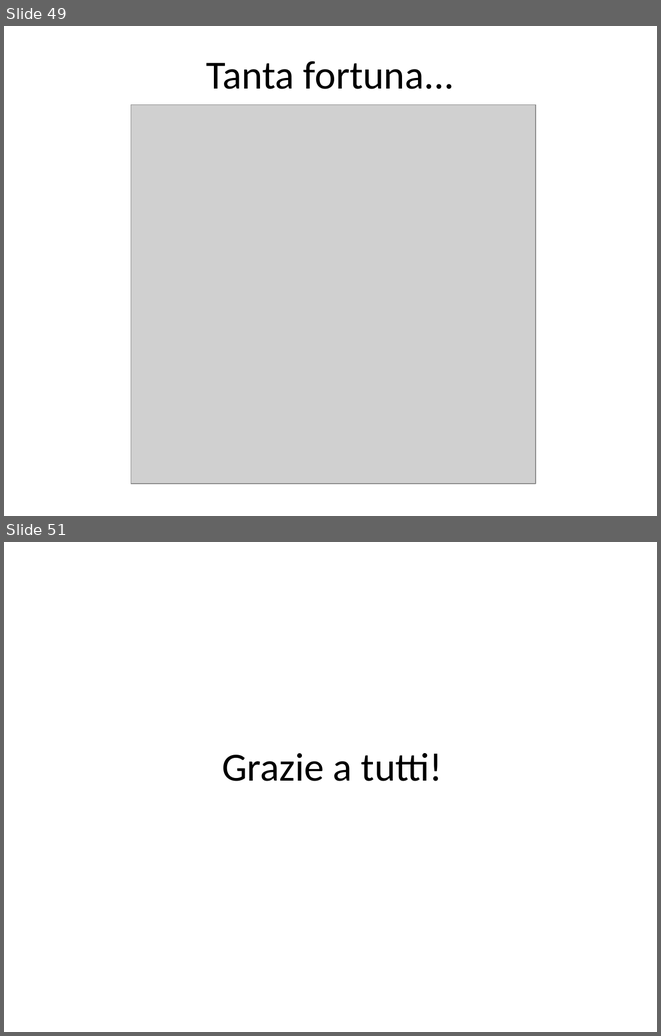
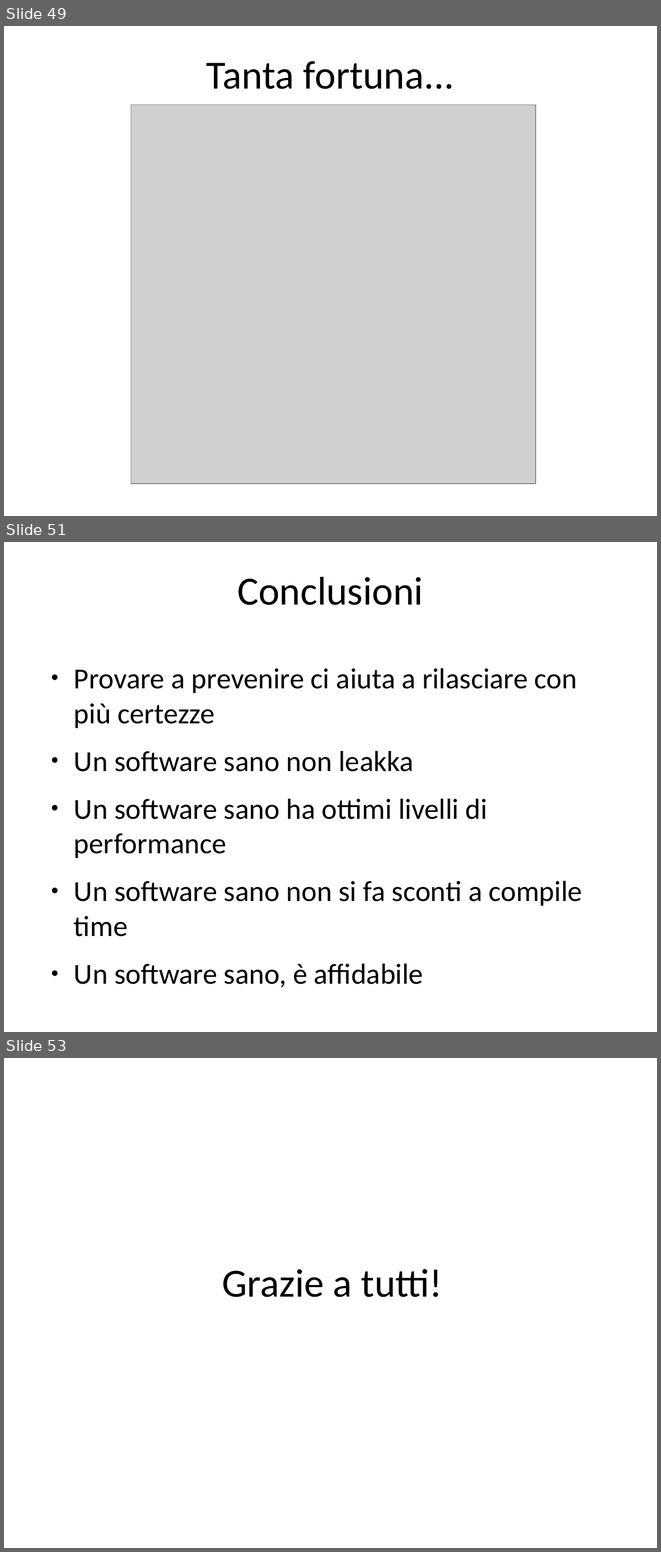
Before and after one commit to guidop/IAD13, a slide deck: La salute del software.odp. Shown one above the other, each under a label of ours: slides 49 and 51 before the commit, slides 49, 51 and 53 after it; the slides between them are not shown. The pictures are 661x1036 and 661x1552 pixels, drawn with LibreOffice and Linux fonts; fonts in the diff are those of the drawing; grey boxes stand for pictures. Boxes give left, top, right and bottom in pixels: in the first picture for what was removed or moved away, otherwise in the second. Text is boxed around its words. In the diff, an @@ line names an element or a change of style, - is before the commit and + after.

```diff
--- a/La salute del software.odp
+++ b/La salute del software.odp
@@ slide 51 added at (4, 542, 657, 1032), background #FFFFFF @@
@@ title added at (237, 576, 423, 605), 44 pt, text #000000 @@
+Conclusioni
@@ text added at (74, 668, 582, 987), 32 pt, text #000000 @@
+● Provare a prevenire ci aiuta a rilasciare con più certezze
+● Un software sano non leakka
+● Un software sano ha ottimi livelli di performance
+● Un software sano non si fa sconti a compile time
+● Un software sano, è affidabile
@@ what was slide 51 is now slide 53 @@
```
Also in this commit, not shown: 12 slides changed, 1 other slide added, 2 other files.
